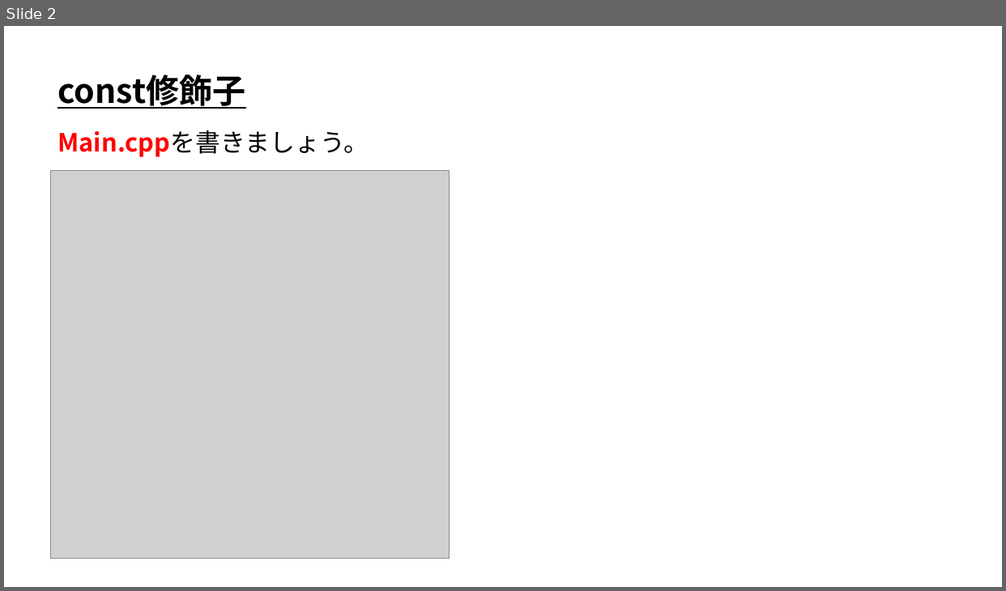
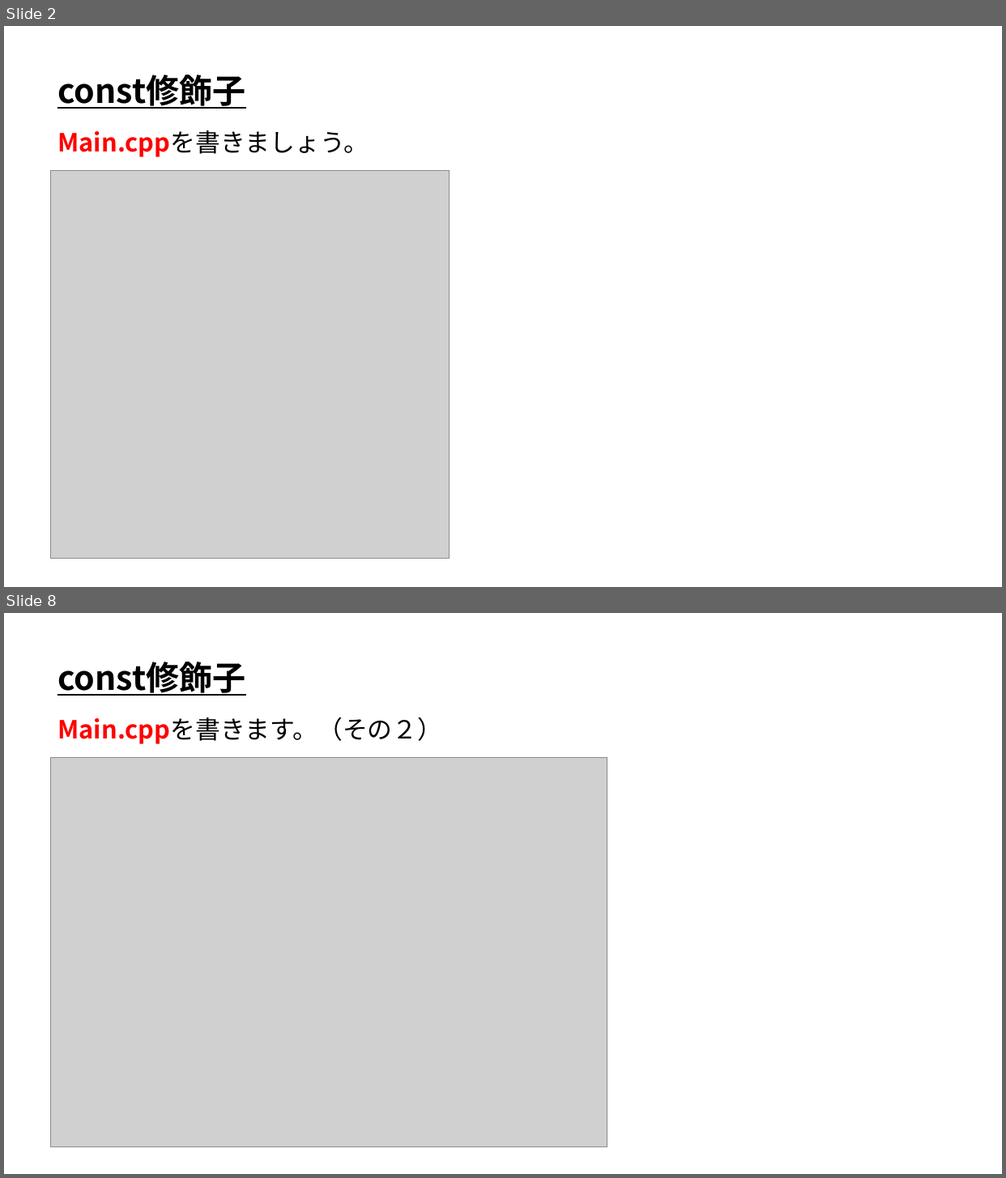
Before and after one commit to ArakiYusuke-Ohara/Textbook, a slide deck: ゲーム科1年/00_前期/プログラミングⅡ/18_const修飾子.pptx. Shown one above the other, each under a label of ours: slide 2 before the commit, slides 2 and 8 after it; the slides between them are not shown. The pictures are 1006x591 and 1006x1178 pixels, drawn with LibreOffice and Linux fonts; fonts in the diff are those of the drawing; grey boxes stand for pictures. Boxes give left, top, right and bottom in pixels: in the first picture for what was removed or moved away, otherwise in the second. Text is boxed around its words. In the diff, an @@ line names an element or a change of style, - is before the commit and + after.

```diff
--- a/ゲーム科1年/00_前期/プログラミングⅡ/18_const修飾子.pptx
+++ b/ゲーム科1年/00_前期/プログラミングⅡ/18_const修飾子.pptx
@@ slide 8 added at <box>4,613,1002,1174</box>, background #FFFFFF @@
@@ text added at <box>57,662,245,696</box>, 32 pt, text #000000, bold, underline @@
+const修飾子
@@ text added at <box>57,717,442,744</box>, 24 pt, text #000000 @@
+Main.cppを書きます。（その２）
@@ picture added at <box>50,757,607,1148</box> @@
```
Also in this commit, not shown: 3 slides changed, 5 other slides added, 1 other file.
